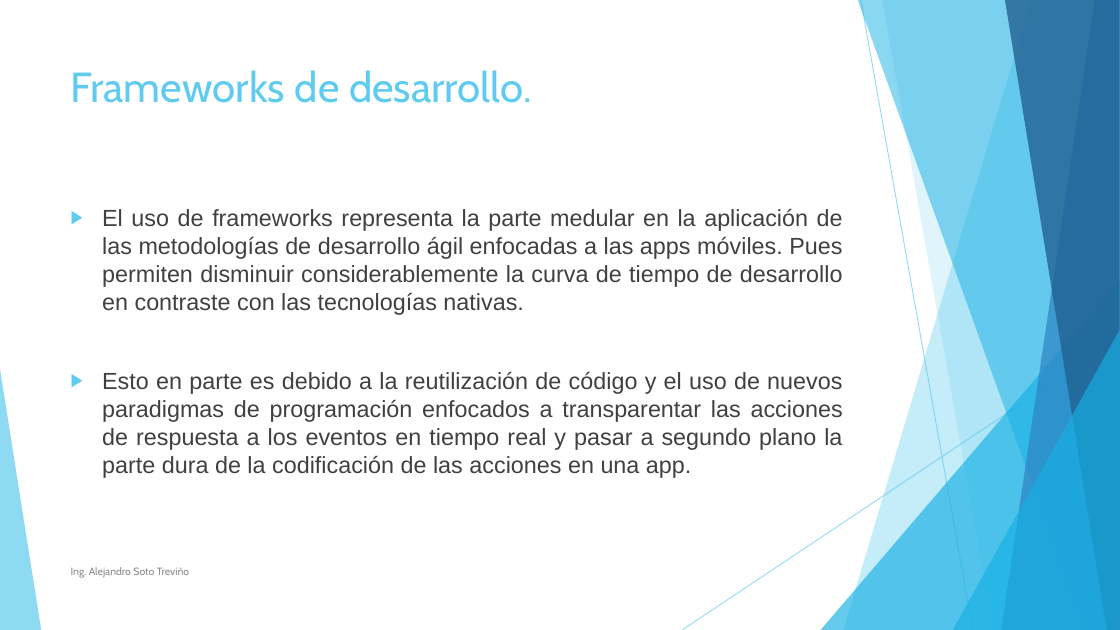
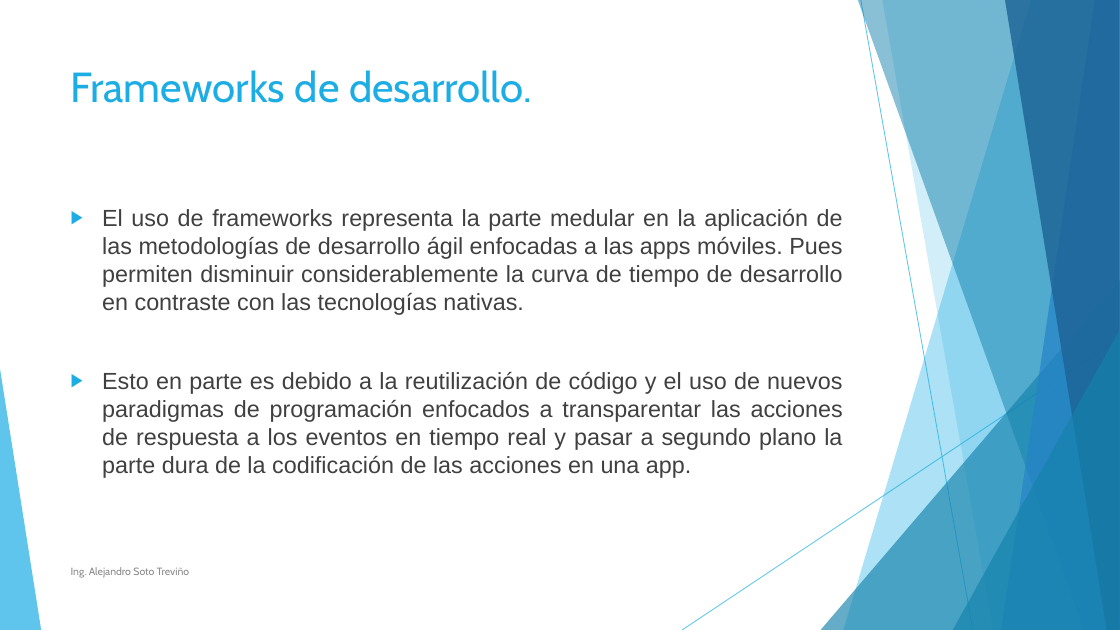
Before and after one commit to ingsoto83/Curso-Flutter, a slide deck: slide 7 of Desarrollo de aplicaciones móviles.pptx. Drawn at 1120x630 pixels with LibreOffice and Linux fonts; fonts in the diff are those of the drawing. Boxes give left, top, right and bottom in pixels: in the first picture for what was removed or moved away, otherwise in the second. Text is boxed around its words. In the diff, an @@ line names an element or a change of style, - is before the commit and + after.

```diff
--- a/Desarrollo de aplicaciones móviles.pptx
+++ b/Desarrollo de aplicaciones móviles.pptx
@@ freeform shape at [844, 0, 1120, 630]: fill #5FCBEF at 36% opacity to #1CADE4 at 36% opacity @@
@@ freeform shape at [858, 0, 1120, 630]: fill #17B0E4 at 50% opacity to #1482AC at 50% opacity @@
@@ line (861, 0) - (973, 630): stroke #5FCBEF 0.75 pt to #1CADE4 0.75 pt @@
@@ freeform shape at [882, 0, 1120, 630]: fill #5FCBEF at 20% opacity to #1CADE4 at 20% opacity @@
@@ freeform shape at [1002, 0, 1120, 630]: fill #2E83C3 at 70% opacity to #2683C6 at 70% opacity @@
@@ freeform shape at [1005, 0, 1120, 630]: fill #226292 at 80% opacity to #1D6294 at 80% opacity @@
@@ title "Frameworks de desarrollo." at [71, 70, 532, 103]: text colour #5FCBEF to #1CADE4 @@
@@ text "El uso de frameworks representa ..." at [102, 209, 843, 478]: bullet colour #5FCBEF to #1CADE4 @@
@@ triangle at [821, 280, 1120, 630]: fill #17B0E4 at 66% opacity to #1482AC at 66% opacity @@
@@ line (1120, 339) - (682, 630): stroke #5FCBEF 0.75 pt to #1CADE4 0.75 pt @@
@@ triangle at [953, 330, 1120, 630]: fill #17B0E4 at 66% opacity to #1482AC at 66% opacity @@
@@ triangle at [0, 369, 41, 630]: fill #5FCBEF at 70% opacity to #1CADE4 at 70% opacity @@
```
Also in this commit, not shown: 36 other slides changed, 23 slides added.
